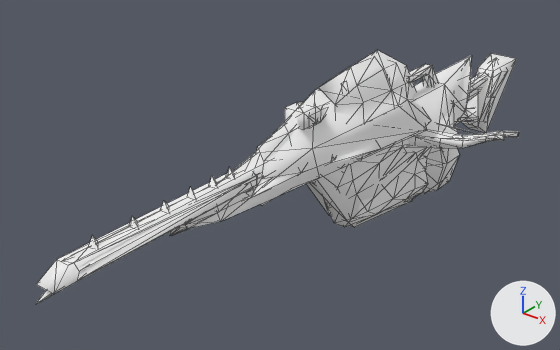
Renders of the glTF model docs/models/weapons/w06/104.glb from each side of a commit.
One viewpoint serves both versions: a 50 mm lens placed at (1.34, -2.51, 0.91), pointed at (-0.17, -0.62, -0.26). The axes (+X, +Y, +Z) are drawn at lower right. The lights are the same throughout. The picture after the commit comes second. Mesh edges are drawn as thin lines. Vertices at exactly the same position are counted once.

Objects in the first picture: 'Group[0]', 'Group[100]', 'Group[1]', 'Group[2]'.
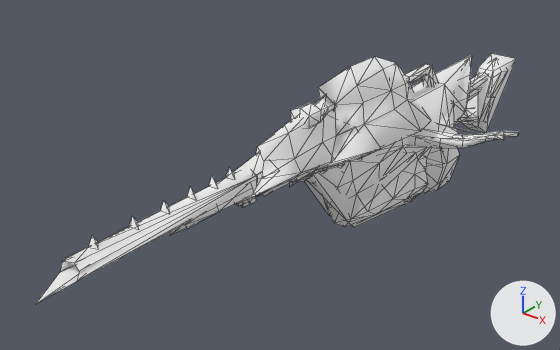
Where the change shows, as pixel boxes (x1, y1, x2, y2) in the pictures (560 x 350 px):
'Group[2]', reshaped: before (169, 50, 431, 236); after (169, 57, 431, 236)
'Group[1]', reshaped: before (36, 83, 342, 304); after (36, 101, 335, 304)
part 1 of me_group_1, deleted (mostly hidden): before (36, 83, 342, 294)
part 2 of me_group_2, deleted: before (171, 50, 427, 236)

Diff of the bpy script that builds the scene:
```diff
--- a/docs/models/weapons/w06/104.glb.py
+++ b/docs/models/weapons/w06/104.glb.py
@@ me_group_1 @@
 # used by ob_group_1; location = (0.0, 0.0, 0.0)
-me_group_1.from_pydata(...)  # 363 vertices, 541 faces; spans x -0.05..0.05, y -1.72..0.15, z -0.22..0.09
-me_group_1.materials.append(mat_xfb_0__m00_lbg104)  # white #ffffff
+me_group_1.from_pydata(...)  # 271 vertices, 405 faces; spans x -0.05..0.05, y -1.72..0.14, z -0.22..0.07
+# me_group_1 part 1: 7 loose pieces with 82 vertices, spanning x -0.04..0.04, y -1.69..0.15, z -0.22..0.09, are deleted
+# other edits to the shape of me_group_1 do not show in these pictures
 me_group_1.materials.append(mat_xfb__e0__m00_lbg104_env00)
@@ me_group_2 @@
 # used by ob_group_2; location = (0.0, 0.0, 0.0)
-me_group_2.from_pydata(...)  # 146 vertices, 257 faces; spans x -0.185..0.186, y -1.326..0.043, z -0.17..0.142
-me_group_2.materials.append(mat_xfb_0__m00_lbg104)  # white #ffffff
+me_group_2.from_pydata(...)  # 125 vertices, 219 faces; spans x -0.173..0.174, y -1.326..0.0, z -0.17..0.124
+# me_group_2 part 2: the loose piece of 21 vertices spanning x -0.185..0.186, y -1.321..0.043, z -0.154..0.142 is deleted
 me_group_2.materials.append(mat_xfb__e0__m00_lbg104_env00)
```
